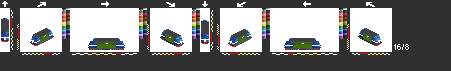
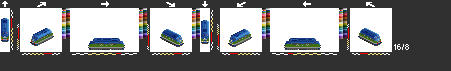
Layers edited between the first and the second 451×71 image:
showed "light" over <box>2,36,381,45</box>
added layer "stab1" above "bsm1" over <box>1,33,381,50</box>
hid "bsm1" over <box>1,19,381,50</box>
